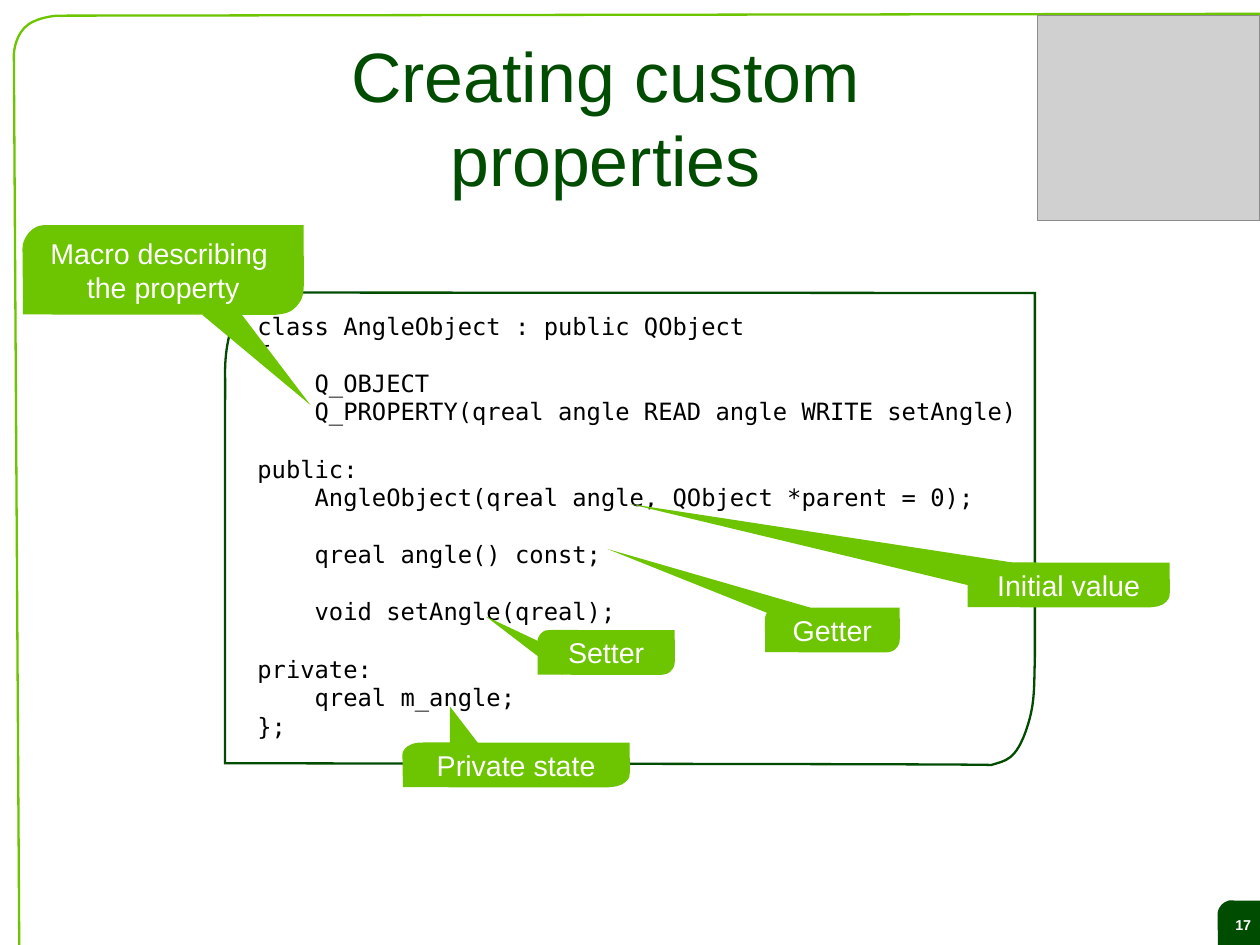
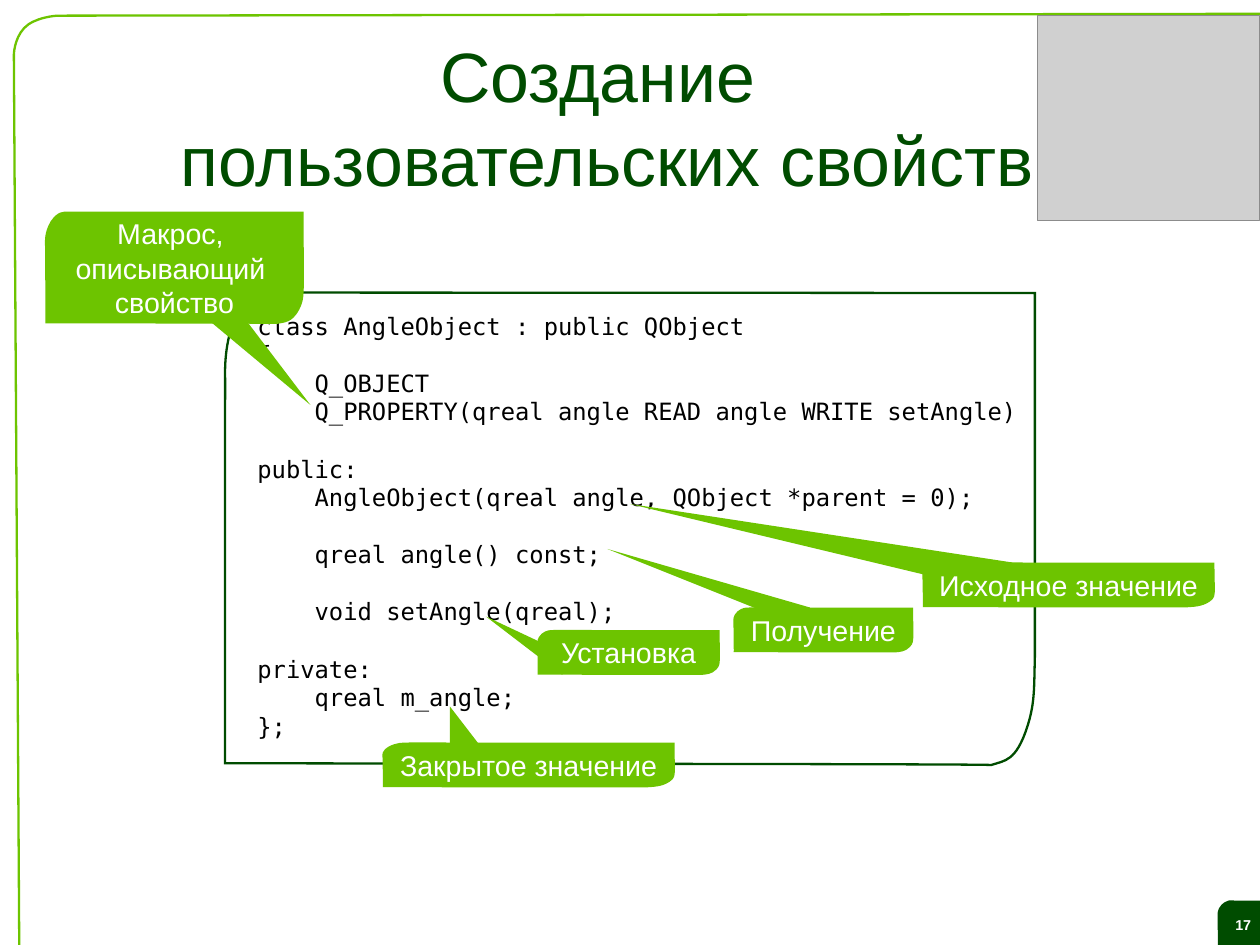
Before and after one commit to saa/qecm, a slide deck: slide 17 of Lectures and Exercises/L02 - The Qt object model and the signal slot concept/L2 Slides.odp. Drawn at 1260x945 pixels with LibreOffice and Linux fonts; fonts in the diff are those of the drawing; grey boxes stand for pictures; background and template pictures are left out. Boxes give left, top, right and bottom in pixels: in the first picture for what was removed or moved away, otherwise in the second. Text is boxed around its words. In the diff, an @@ line names an element or a change of style, - is before the commit and + after.

```diff
--- a/Lectures and Exercises/L02 - The Qt object model and the signal slot concept/L2 Slides.odp
+++ b/Lectures and Exercises/L02 - The Qt object model and the signal slot concept/L2 Slides.odp
@@ title at (x1=181, y1=53, x2=1033, y2=187): text changed @@
-Creating custom properties
+Создание пользовательских свойств
@@ freeform shape "Макрос," resized from (x1=23, y1=225, x2=304, y2=316) to (x1=45, y1=212, x2=304, y2=324) @@
@@ text in freeform shape at (x1=76, y1=224, x2=266, y2=314): text changed @@
-Macro describing
-the property
+Макрос,
+описывающий
+свойство
@@ freeform shape "Исходное значение" resized from (x1=967, y1=563, x2=1170, y2=607) to (x1=923, y1=563, x2=1215, y2=607) @@
@@ text in freeform shape at (x1=939, y1=576, x2=1197, y2=602): text changed @@
-Initial value
+Исходное значение
@@ freeform shape "Получение" resized from (x1=765, y1=607, x2=900, y2=652) to (x1=734, y1=607, x2=914, y2=652) @@
@@ text in freeform shape at (x1=751, y1=621, x2=896, y2=647): text changed @@
-Getter
+Получение
@@ freeform shape "Установка" resized from (x1=537, y1=630, x2=675, y2=675) to (x1=537, y1=630, x2=720, y2=675) @@
@@ text in freeform shape at (x1=561, y1=643, x2=696, y2=664): text changed @@
-Setter
+Установка
@@ freeform shape "Закрытое значение" resized from (x1=402, y1=743, x2=630, y2=788) to (x1=383, y1=743, x2=676, y2=788) @@
@@ text in freeform shape at (x1=400, y1=756, x2=657, y2=782): text changed @@
-Private state
+Закрытое значение
```
Also in this commit, not shown: 39 other slides changed, 19 slides added, 19 slides removed, 1 other file.
